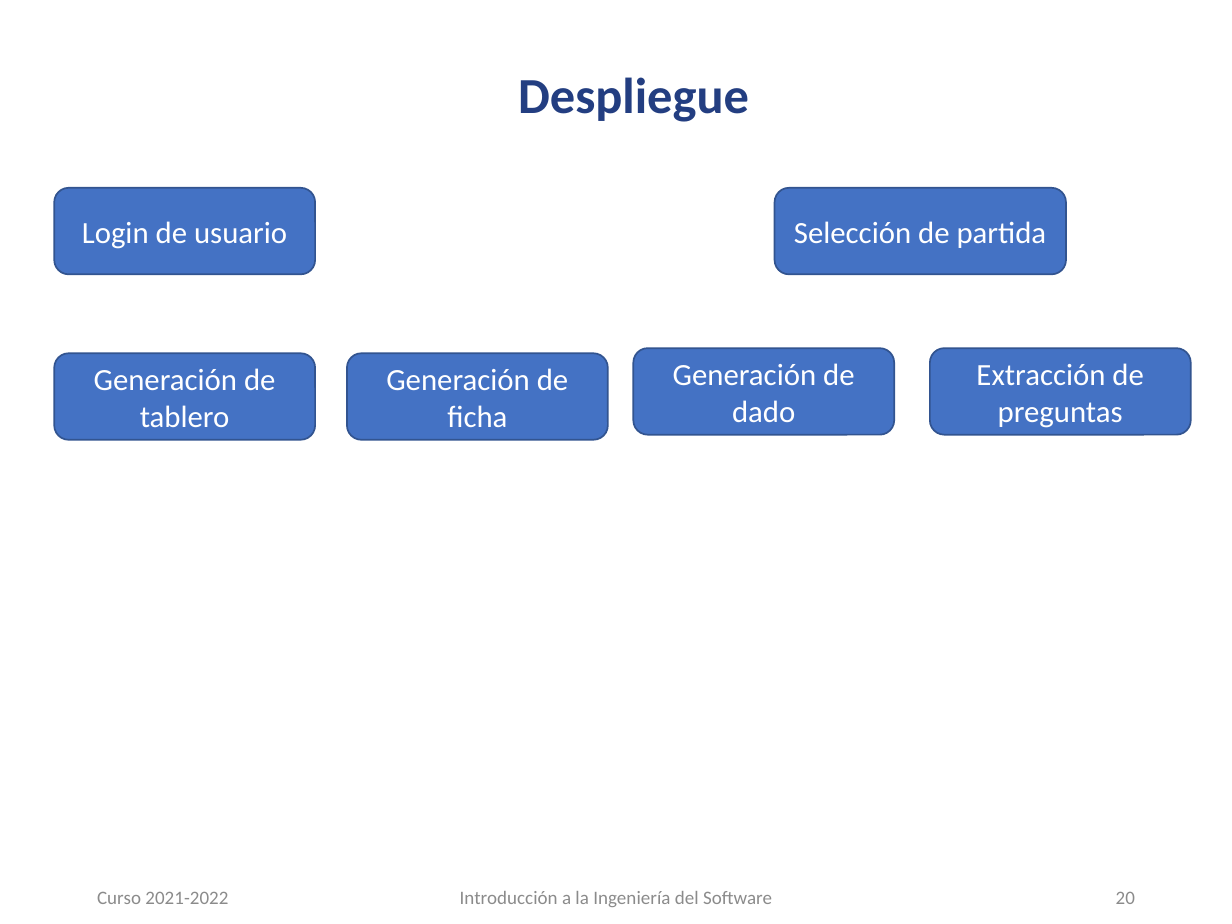
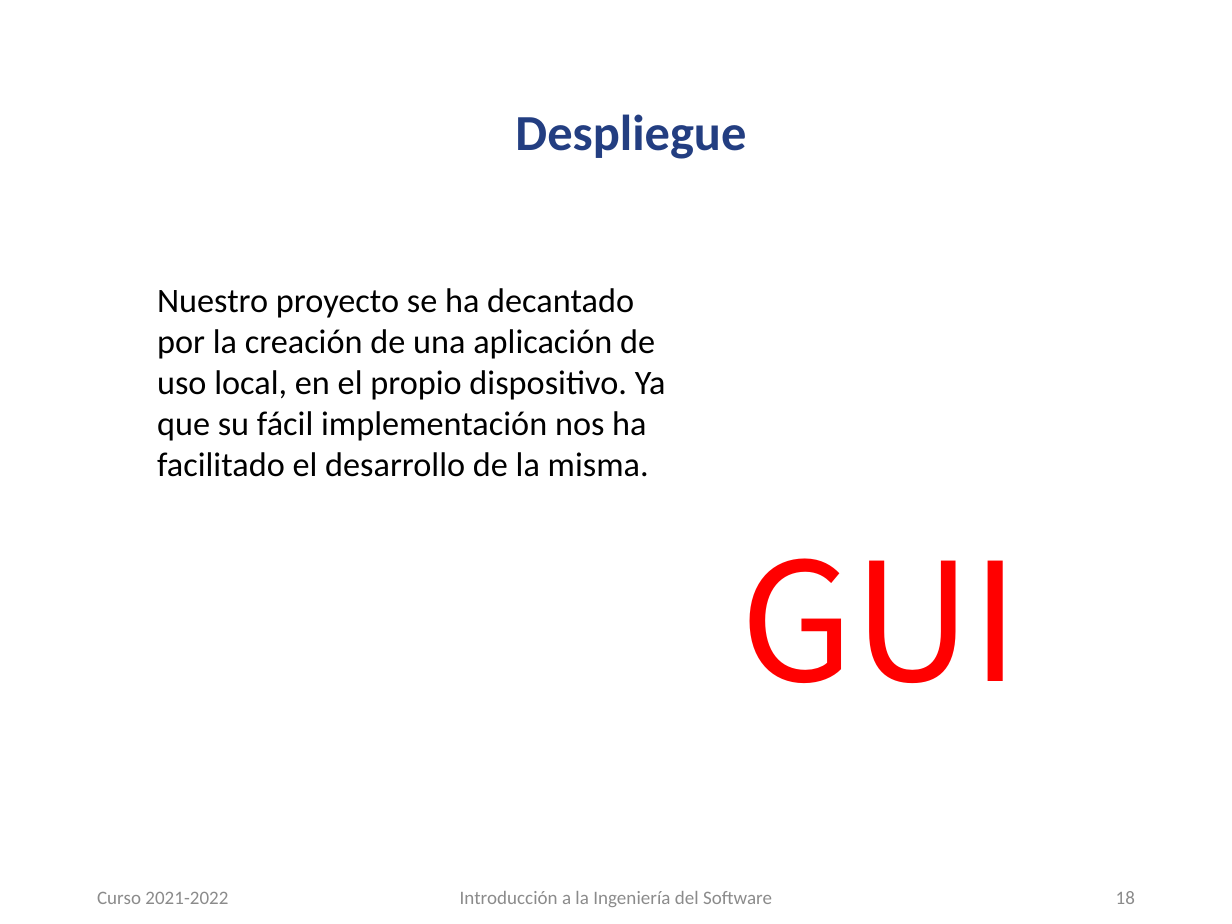
Before and after one commit to carloscmor/PRIMERA_FILA, a slide deck: slide 18 of PFentertainment_presentación.pptx (slide 20 before the commit). Drawn at 1232x924 pixels with LibreOffice and Linux fonts; fonts in the diff are those of the drawing; background and template pictures are left out. Boxes give left, top, right and bottom in pixels: in the first picture for what was removed or moved away, otherwise in the second. Text is boxed around its words. In the diff, an @@ line names an element or a change of style, - is before the commit and + after.

```diff
--- a/PFentertainment_presentación.pptx
+++ b/PFentertainment_presentación.pptx
@@ title "Despliegue": place and size @@
-title "Despliegue" at [518,77,749,122]
+title "Despliegue" at [515,114,746,159]
@@ rounded rectangle removed at [54,187,315,274] @@
-Login de usuario
@@ rounded rectangle removed at [775,187,1067,274] @@
-Selección de partida
@@ text added at [157,288,666,477], 20 pt, text #000000 @@
+Nuestro proyecto se ha decantado por la creación de una aplicación de uso local, en el propio dispositivo. Ya que su fácil implementación nos ha facilitado el desarrollo de la misma.
@@ rounded rectangle removed at [54,354,315,440] @@
-Generación de tablero
@@ rounded rectangle removed at [347,354,609,440] @@
-Generación de ficha
@@ rounded rectangle removed at [633,349,894,435] @@
-Generación de dado
@@ rounded rectangle removed at [930,349,1191,435] @@
-Extracción de preguntas
@@ text added at [740,558,1020,683], 96 pt, text #FF0000 @@
+GUI
@@ page number at [1116,891,1135,904]: text changed @@
-20
+18
```
Also in this commit, not shown: 4 other slides changed, 2 slides removed.
